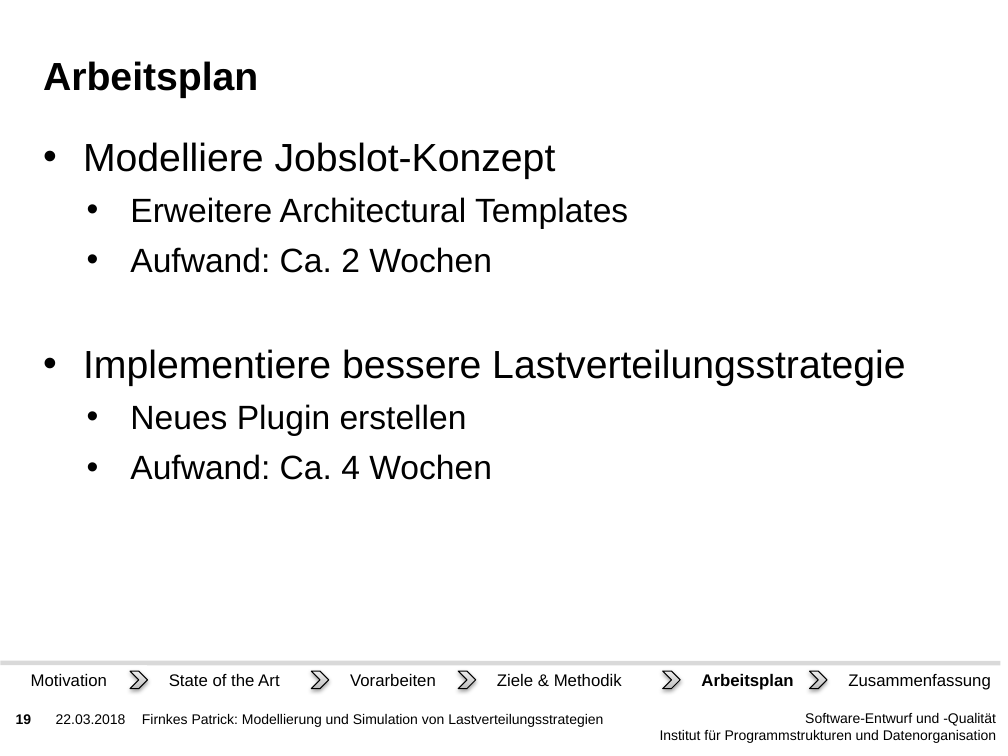
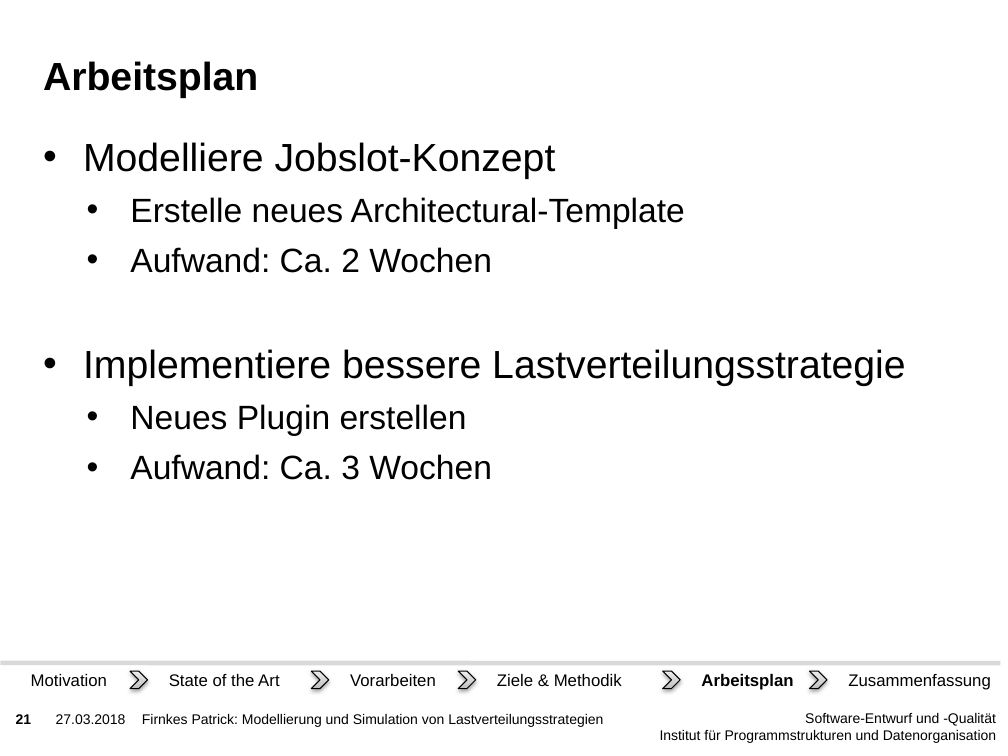
Before and after one commit to PatFirn/wlcg-loadbalancing, a slide deck: slide 21 of presentations/projekt-antrag.pptx (slide 19 before the commit). Drawn at 1008x756 pixels with LibreOffice and Linux fonts; fonts in the diff are those of the drawing; background and template pictures are left out. Boxes give left, top, right and bottom in pixels: in the first picture for what was removed or moved away, otherwise in the second. Text is boxed around its words. In the diff, an @@ line names an element or a change of style, - is before the commit and + after.

```diff
--- a/presentations/projekt-antrag.pptx
+++ b/presentations/projekt-antrag.pptx
@@ text at [130,197,685,229]: text changed @@
-  • Erweitere Architectural Templates
+  • Erstelle neues Architectural-Template
@@ text at [130,454,492,480]: text changed @@
-  • Aufwand: Ca. 4 Wochen
+  • Aufwand: Ca. 3 Wochen
@@ page number at [16,714,32,724]: text changed @@
-19
+21
@@ text at [56,714,126,724]: text changed @@
-22.03.2018
+27.03.2018
```
Also in this commit, not shown: 29 other slides changed, 3 slides added.
